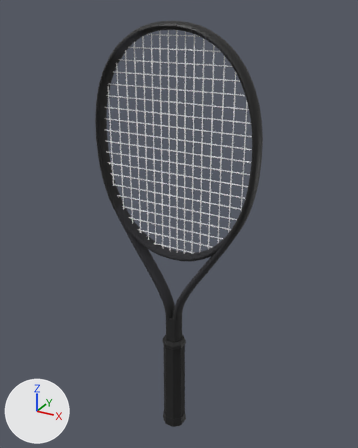
Before and after pictures for a commit that changed the glTF model assets/realistic/wilson-clash-100-v3.glb.
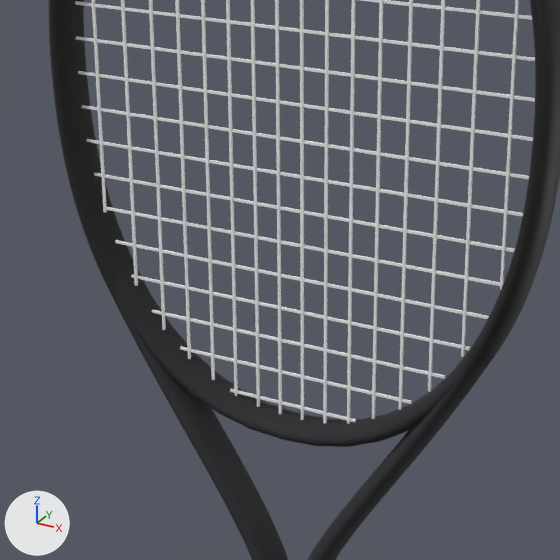
The first picture shows the older version from a 50 mm camera at (0.345, -0.61, 0.703) aimed at (-0.002, 0.021, 0.388). The close-ups show the older and then the newer version on the part from 22% to 73% of the width and 26% to 67% of the height of that picture. Only the edits that show in the close-ups are written down. The axes (+X, +Y, +Z) are drawn at lower left. The lights are the same throughout. Where no turn or scale is listed for an object, it has been applied to the vertices. Vertices at exactly the same position are counted once.

Objects in the first close-up: 'frame', 'grommets', 'strings_crosses', 'strings_mains'.
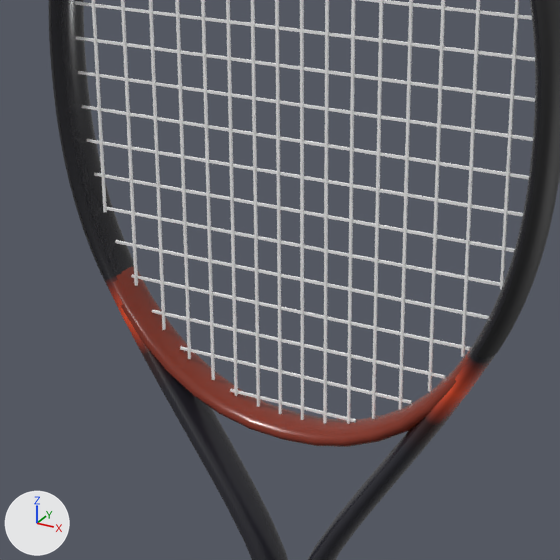
Where the change shows, as pixel boxes (x1, y1, x2, y2) in the close-ups (560 x 560 px):
'frame', surface changed, recoloured
    both: (63, 0, 540, 560)
part 1 of me_frame, recoloured
    both: (63, 0, 540, 362)
part 2 of me_frame, recoloured (black to red)
    both: (104, 265, 494, 447)
part 3 of me_frame, edited (looks the same)
    both: (143, 352, 445, 560)

Patch to the scene script:
```diff
--- a/assets/realistic/wilson-clash-100-v3.glb.py
+++ b/assets/realistic/wilson-clash-100-v3.glb.py
@@ mat_mat_frame @@
 n0 = _N.new('ShaderNodeBsdfPrincipled'); n0.name = 'Principled BSDF'
-n0.inputs[2].default_value = 0.85  # 'Roughness'
+n0.inputs[2].default_value = 0.25  # 'Roughness'
 n1 = _N.new('ShaderNodeOutputMaterial'); n1.name = 'Material Output'
@@ me_frame @@
 me_frame.from_pydata(...)  # 1624 vertices, 3188 faces; spans x -0.133..0.133, y -0.012..0.012, z 0.178..0.686
 # used by ob_frame; location = (0.0, 0.0, 0.0)
+# me_frame part 1: 1844 faces centred in x -0.133..0.133, y -0.012..0.012, z 0.178..0.686 are repainted in the vertex colours; the middle colour goes from black #1c1c1c to black #1c1c22
+# me_frame part 2: 576 faces centred in x -0.104..0.104, y -0.012..0.012, z 0.338..0.405 are repainted in the vertex colours; the middle colour goes from black #222226 to red #843222
+# me_frame part 3: 448 faces centred in x -0.081..0.081, y -0.012..0.012, z 0.247..0.367 are repainted in the vertex colours; the middle colour goes from black #2a2a2e to dark grey #2a2a32
 me_frame.materials.append(mat_mat_frame)
```
